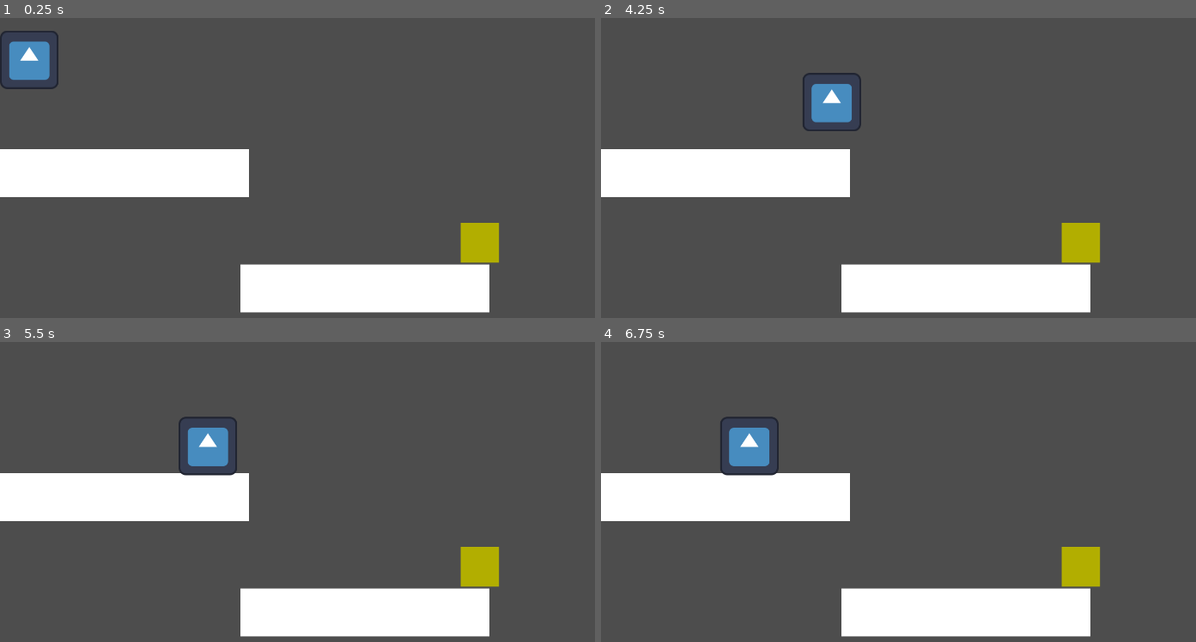
Above: before the commit, frames 1-4 (two rows, left to right).
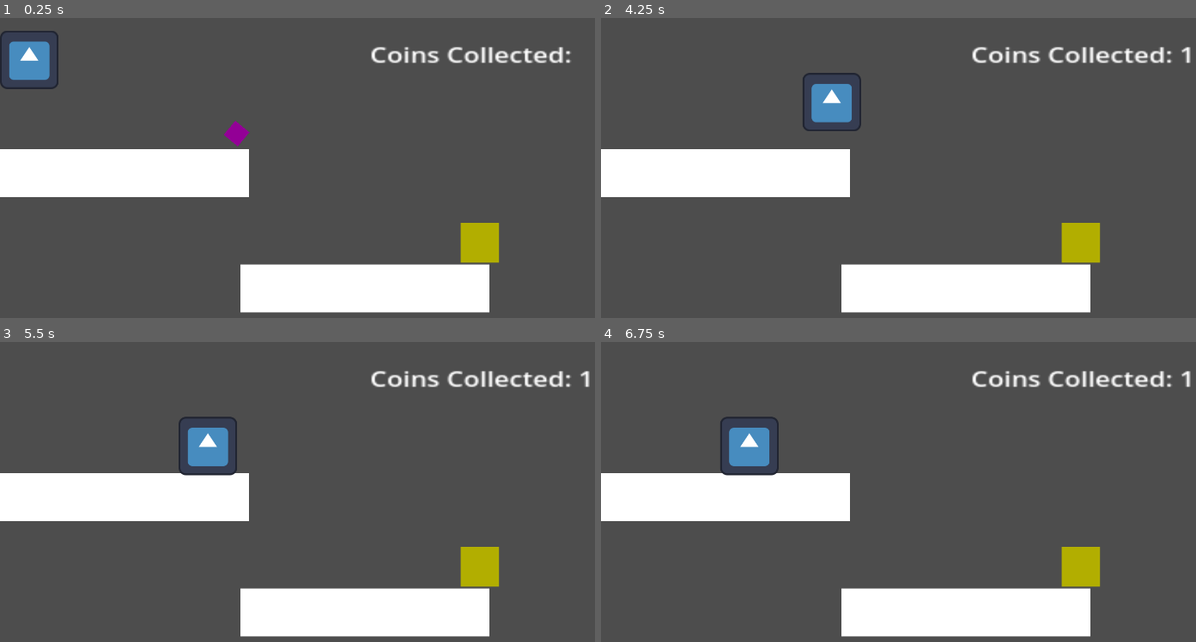
Above: after the commit, the same moments.

Repository: AndrewLILP/Year9Godot-2dPlatformer
Game: Godot game, scene res://level_1.tscn
The game is run twice, just before and just after one commit, with the same random seed, the same clock (stepped at 60 frames per second) and the same inputs. The project has no main scene, so this scene is started directly. The engine's default icon, where the game draws it, is replaced by a stand-in: a white triangle on a blue panel in a dark square.
Inputs:
- Up to frame 1 (0.25 s): no input
- Up to frame 2 (4.25 s): tap Enter (ui_accept) at 0.5, 0.77, 1.52, 3.02, 3.77 s; hold Right (ui_right) 0.53-2.03 s; hold Left (ui_left) 2.03-2.78 s; hold Right (ui_right) from 2.78 s (still down)
- Up to frame 3 (5.5 s): release Right (ui_right) at 4.28 s; hold Left (ui_left) 4.28-5.03 s; tap Enter (ui_accept) at 4.52 s; hold Right (ui_right) from 5.03 s (still down)
- Up to frame 4 (6.75 s): release Right (ui_right) at 5.78 s; hold Left (ui_left) from 5.78 s (still down); tap Enter (ui_accept) at 6.02 s

The runs differ from the first frame. In frame 1, 1.1% of the frame differs, in the area x 37-96%, y 9-43%; in frame 2, 1.0%; in frame 3, 1.0%; in frame 4, 1.0%.

Commit message:
add Lesson 3 content including scripts for coin collection

Diff:
--- a/coin.gd
+++ b/coin.gd
@@ -1,11 +1,23 @@
 extends Area2D
 
+# === SIGNAL DEFINITION ===
+# This signal announces "A coin was collected!"
+# Other scripts can listen for this event
+signal coin_collected
 
-# Called when the node enters the scene tree for the first time.
-func _ready() -> void:
-	pass # Replace with function body.
+# === INITIALIZATION ===
+func _ready():
+	# Connect our collision detection to our response function
+	# When something enters our area, call _on_body_entered
+	body_entered.connect(_on_body_entered)
 
+# === COLLISION DETECTION ===
+# This function runs when ANY body touches the coin
+func _on_body_entered(body):
+	# Check if the body that touched us is named "Player"
+	if body.name == "Player":
+		# Announce that this coin was collected
+		coin_collected.emit()
 
-# Called every frame. 'delta' is the elapsed time since the previous frame.
-func _process(delta: float) -> void:
-	pass
+		# Delete this coin from the game
+		queue_free()
--- a/coin.tscn
+++ b/coin.tscn
@@ -16,3 +16,4 @@
 offset_right = 40.0
 offset_bottom = 10.0
 rotation = 0.69264185
+color = Color(0.57480353, 0.00027896583, 0.58622324, 1)
--- /dev/null
+++ b/level_1.gd
@@ -0,0 +1,26 @@
+extends Node2D
+
+# === SCORE TRACKING ===
+# This variable stores the player's current score
+var score = 0
+
+# === INITIALIZATION ===
+func _ready():
+	# Find ALL coin instances in this level
+	var coins = get_tree().get_nodes_in_group("coins")
+
+	# Connect to each coin's signal
+	for coin in coins:
+		coin.coin_collected.connect(_on_coin_collected)
+
+# === COIN COLLECTION RESPONSE ===
+# This function runs whenever ANY coin emits its signal
+func _on_coin_collected():
+	# Increase score by 1
+	score += 1
+
+	# Update the UI display
+	$ScoreLabel.text = "Coins Collected: " + str(score)
+
+	# Print to console for debugging
+	print("Score: " + str(score))
--- a/level_1.tscn
+++ b/level_1.tscn
@@ -1,8 +1,10 @@
-[gd_scene load_steps=6 format=3 uid="uid://w1fbkqmuwt5i"]
+[gd_scene load_steps=8 format=3 uid="uid://w1fbkqmuwt5i"]
 
 [ext_resource type="PackedScene" uid="uid://d3h7ycsgals16" path="res://platform.tscn" id="1_3hls8"]
+[ext_resource type="Script" uid="uid://l0ut0uqxh331" path="res://level_1.gd" id="1_ihfcg"]
 [ext_resource type="Texture2D" uid="uid://derfi5t0gsj44" path="res://icon.svg" id="2_hbghi"]
 [ext_resource type="Script" uid="uid://dl3kfni5o6f2c" path="res://player.gd" id="2_hn12h"]
+[ext_resource type="PackedScene" uid="uid://cxjxi4340jgef" path="res://coin.tscn" id="5_rka8t"]
 
 [sub_resource type="RectangleShape2D" id="RectangleShape2D_hn12h"]
 size = Vector2(124, 119)
@@ -11,6 +13,7 @@
 size = Vector2(97, 84)
 
 [node name="Level_1" type="Node2D"]
+script = ExtResource("1_ihfcg")
 
 [node name="Platform" parent="." instance=ExtResource("1_3hls8")]
 position = Vector2(11, 298)
@@ -43,3 +46,14 @@
 offset_bottom = -6.0
 scale = Vector2(2.0757897, 2.1869388)
 color = Color(0.6991475, 0.6835499, 0, 1)
+
+[node name="Coin" parent="." groups=["coins"] instance=ExtResource("5_rka8t")]
+position = Vector2(514, 255)
+
+[node name="ScoreLabel" type="Label" parent="."]
+offset_left = 808.0
+offset_top = 47.0
+offset_right = 848.0
+offset_bottom = 70.0
+scale = Vector2(3.5999985, 2.8400002)
+text = "Coins Collected: "
--- a/level_2.tscn
+++ b/level_2.tscn
@@ -1,3 +1,16 @@
 [gd_scene format=3 uid="uid://cehk1rpr7qby4"]
 
-[node name="Node2D" type="Node2D"]
+[node name="Level_2" type="Node2D"]
+
+[node name="Label" type="Label" parent="."]
+offset_right = 40.0
+offset_bottom = 23.0
+scale = Vector2(8.68, 4.4)
+text = "Level 2"
+
+[node name="Label2" type="Label" parent="."]
+offset_top = 148.0
+offset_right = 54.0
+offset_bottom = 171.0
+scale = Vector2(3.1600003, 3.44)
+text = "Level 2"
Not shown, added: level_1.gd.uid
